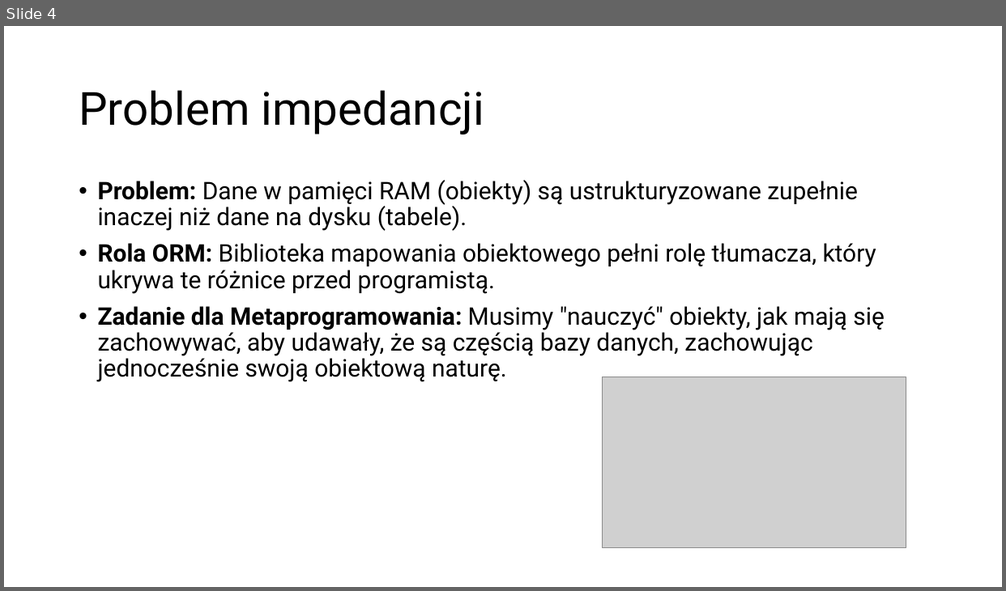
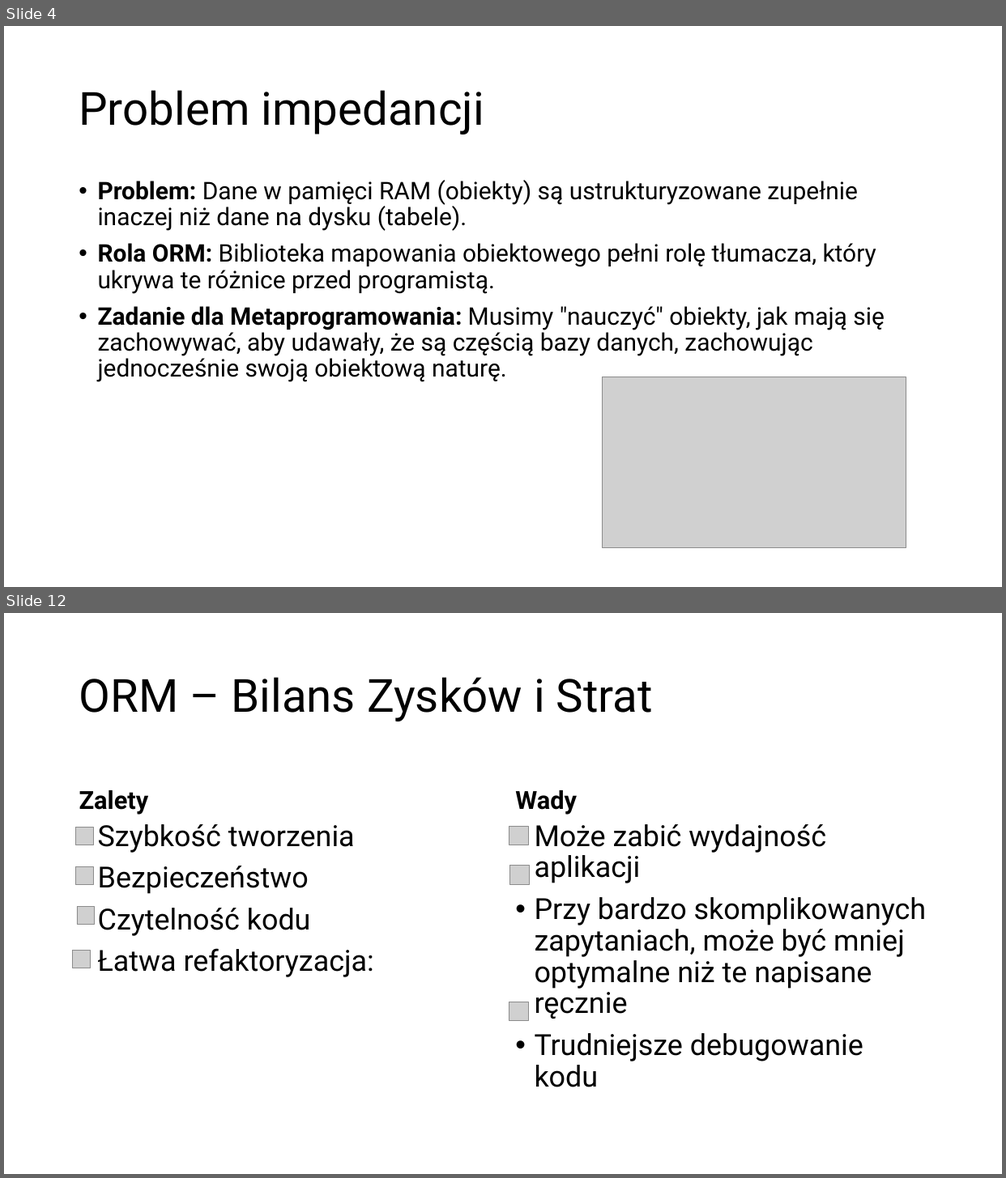
Before and after one commit to KabaKG/JPWP_ORM, a slide deck: ORM.pptx. Shown one above the other, each under a label of ours: slide 4 before the commit, slides 4 and 12 after it; the slides between them are not shown. The pictures are 1006x591 and 1006x1178 pixels, drawn with LibreOffice and Linux fonts; fonts in the diff are those of the drawing; grey boxes stand for pictures. Boxes give left, top, right and bottom in pixels: in the first picture for what was removed or moved away, otherwise in the second. Text is boxed around its words. In the diff, an @@ line names an element or a change of style, - is before the commit and + after.

```diff
--- a/ORM.pptx
+++ b/ORM.pptx
@@ slide 12 added at <box>4,613,1002,1174</box>, background #FFFFFF @@
@@ title added at <box>79,677,653,722</box>, 52.8 pt, text #000000 @@
+ORM – Bilans Zysków i Strat
@@ text added at <box>79,790,149,815</box>, 28.8 pt, text #000000, bold @@
+Zalety
@@ text added at <box>515,790,577,815</box>, 28.8 pt, text #000000, bold @@
+Wady
@@ picture added at <box>75,828,92,845</box> @@
@@ text added at <box>98,824,374,977</box>, 33.6 pt, text #000000 @@
+• Szybkość tworzenia
+• Bezpieczeństwo
+• Czytelność kodu
+• Łatwa refaktoryzacja:
@@ picture added at <box>509,826,529,845</box> @@
@@ text added at <box>534,824,927,1088</box>, 33.6 pt, text #000000 @@
+• Może zabić wydajność aplikacji
+• Przy bardzo skomplikowanych zapytaniach, może być mniej optymalne niż te napisane ręcznie
+• Trudniejsze debugowanie kodu
@@ picture added at <box>75,867,92,884</box> @@
@@ picture added at <box>509,866,529,885</box> @@
@@ picture added at <box>77,907,95,924</box> @@
@@ picture added at <box>73,951,90,968</box> @@
@@ picture added at <box>509,1002,529,1021</box> @@
```
Also in this commit, not shown: 6 slides changed, 5 other slides added, 2 slides removed, 1 other file.
